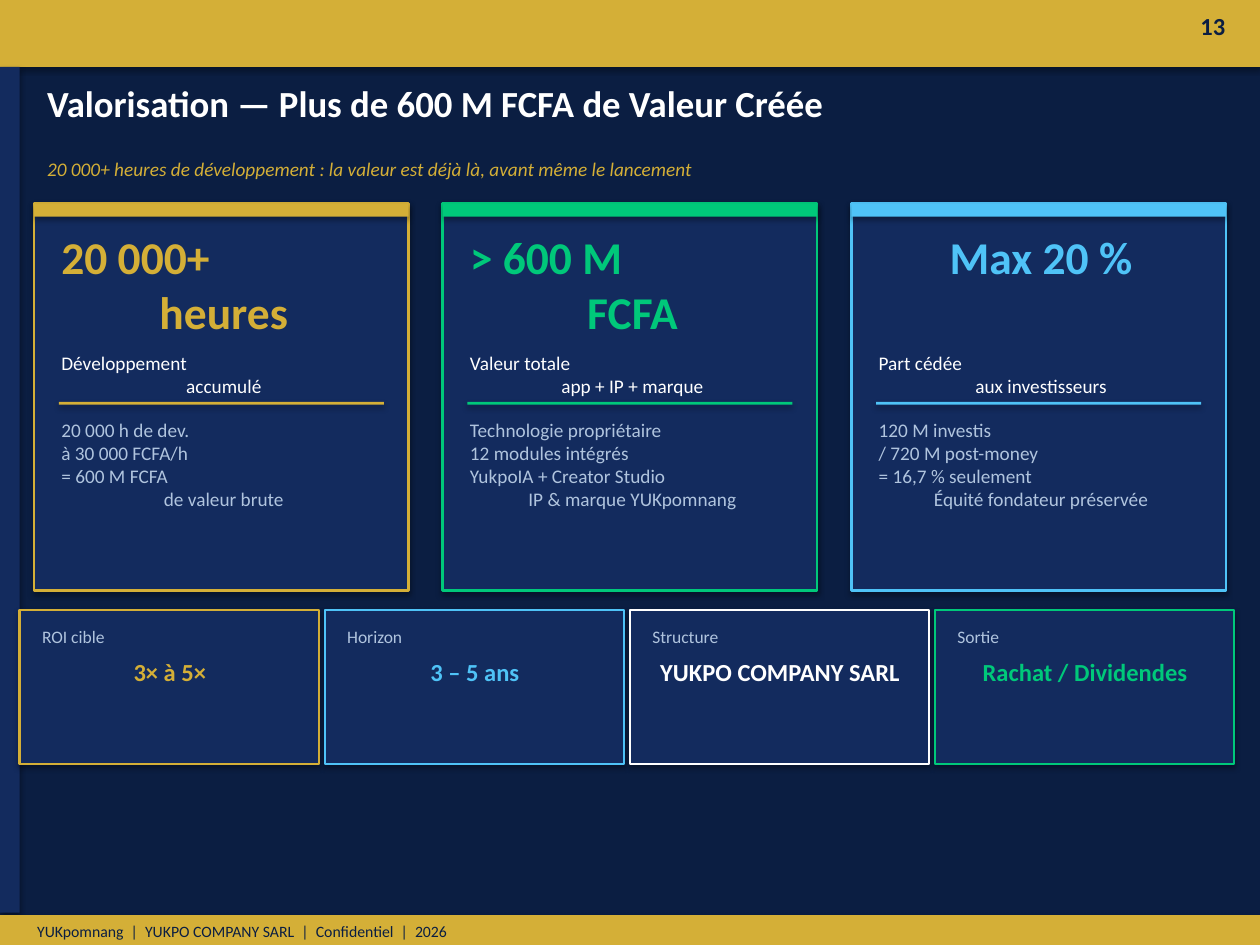
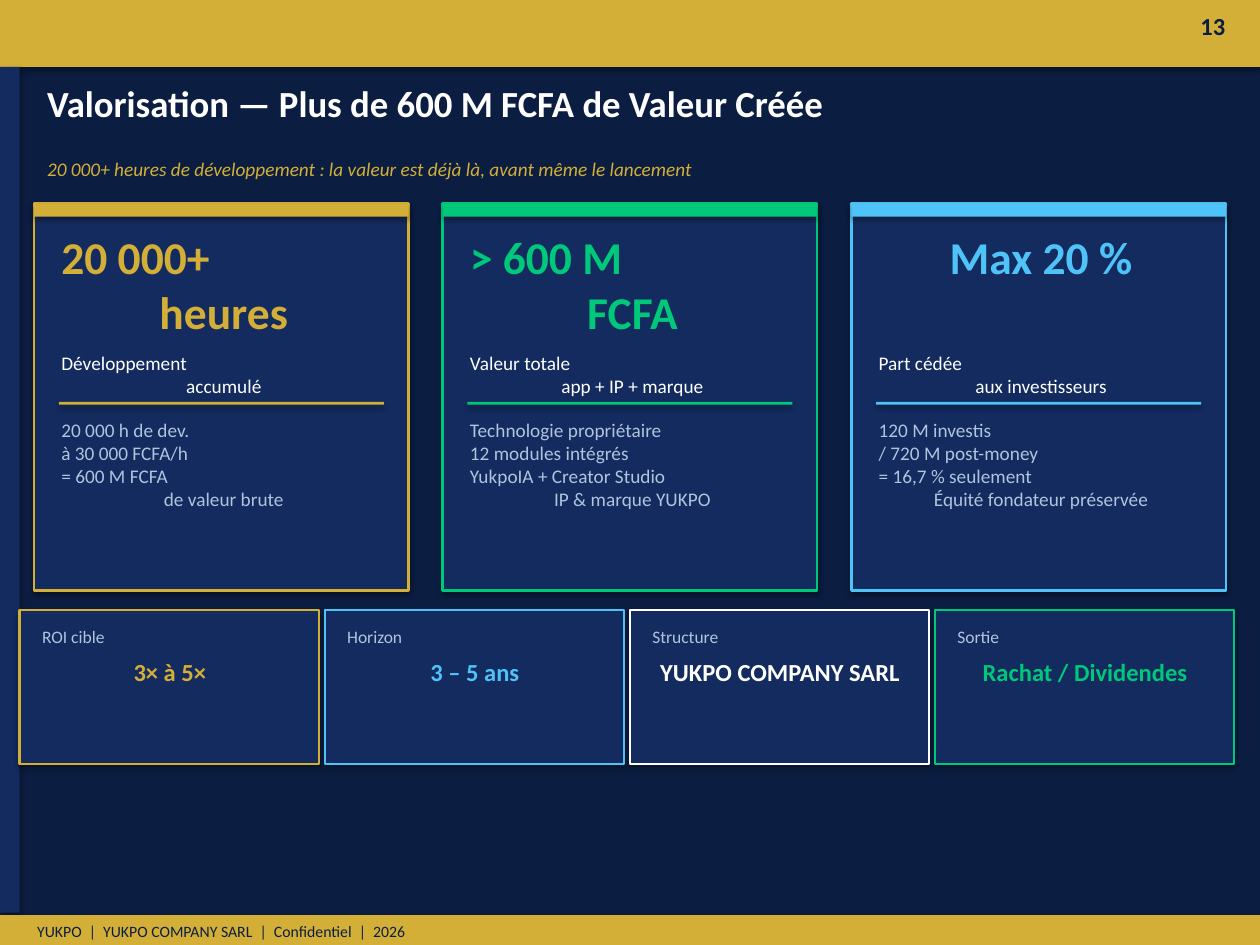
Before and after one commit to Her50/yukpo4, a slide deck: slide 13 of Yukpo_Investisseur_Presentation_Boardroom.pptx. Drawn at 1260x945 pixels with LibreOffice and Linux fonts; fonts in the diff are those of the drawing. Boxes give left, top, right and bottom in pixels: in the first picture for what was removed or moved away, otherwise in the second. Text is boxed around its words. In the diff, an @@ line names an element or a change of style, - is before the commit and + after.

```diff
--- a/Yukpo_Investisseur_Presentation_Boardroom.pptx
+++ b/Yukpo_Investisseur_Presentation_Boardroom.pptx
@@ text at [470,423,710,509]: text changed @@
-Technologie propriétaire
-12 modules intégrés
-YukpoIA + Creator Studio
-IP & marque YUKpomnang
+Technologie propriétaire
+12 modules intégrés
+YukpoIA + Creator Studio
+IP & marque YUKPO
@@ text at [37,926,405,937]: text changed @@
-YUKpomnang | YUKPO COMPANY SARL | Confidentiel | 2026
+YUKPO | YUKPO COMPANY SARL | Confidentiel | 2026
```
Also in this commit, not shown: 14 other slides changed, 1 slide added, 1 slide removed, 3 other files.
